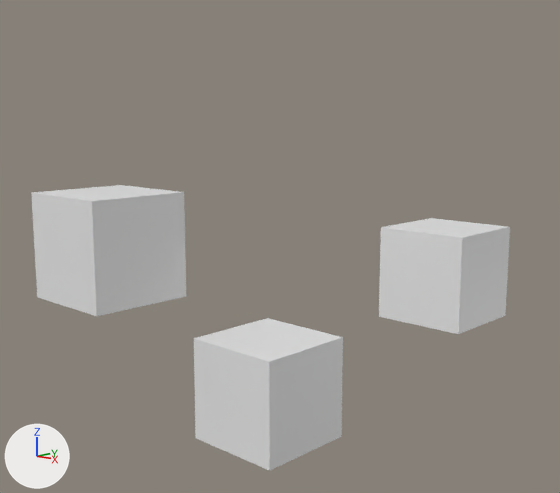
The Blender file ProjectBYHanin01.blend: old version first, new version second.
Before and after are seen from a camera (50 mm lens) standing at (9.94, -10.15, 5.27) and looking at (-0.75, 1.1, 2.52). Every picture has the same lights, and +X, +Y and +Z are marked at lower left.
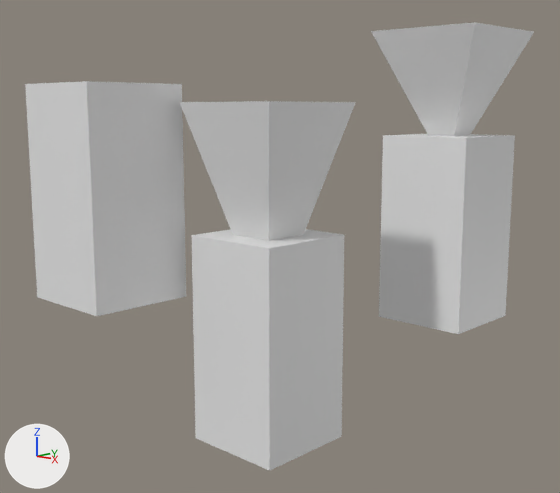
Patch to the scene script:
```diff
--- a/ProjectBYHanin01.blend.py
+++ b/ProjectBYHanin01.blend.py
@@ me_cube @@
 # used by ob_cube; location = (0.0, 0.0, 0.0)
-me_cube.from_pydata(...)  # 8 vertices, 6 faces; spans x -1.0..1.0, y -1.0..1.0, z -1.0..1.0
+me_cube.from_pydata(...)  # 24 vertices, 22 faces; spans x -1.12..1.12, y -1.12..1.12, z -1.0..5.39
+# me_cube part 1
+# 1 face is deleted
+# 16 vertices are added at x -1.12..1.12, y -1.12..1.12, z 1.0..5.39
+# 17 new faces join them
 me_cube.materials.append(mat_material)
@@ me_cube_001 @@
 # used by ob_cube_001; location = (1.03, 4.47, 1.74)
-me_cube_001.from_pydata(...)  # 8 vertices, 6 faces; spans x -1.0..1.0, y -1.0..1.0, z -1.0..1.0
+me_cube_001.from_pydata(...)  # 24 vertices, 22 faces; spans x -1.21..1.21, y -1.21..1.21, z -1.0..5.12
+# me_cube_001 part 2
+# 1 face is deleted
+# 16 vertices are added at x -1.21..1.21, y -1.21..1.21, z 1.0..5.12
+# 17 new faces join them
 me_cube_001.materials.append(mat_material)
@@ me_cube_002 @@
 # used by ob_cube_002; location = (-2.33, -1.89, 2.74)
-me_cube_002.from_pydata(...)  # 8 vertices, 6 faces; spans x -1.0..1.0, y -1.0..1.0, z -1.0..1.0
+me_cube_002.from_pydata(...)  # 20 vertices, 18 faces; spans x -1.0..1.0, y -1.0..1.0, z -1.0..2.97
+# me_cube_002 part 3
+# 1 face is deleted
+# 12 vertices are added at x -1.0..1.0, y -1.0..1.0, z 1.0..2.97
+# 13 new faces join them
 me_cube_002.materials.append(mat_material)
```

Boxes [x1, y1, x2, y2] around the edits, measured in the pictures (560 x 493 px):
'Cube', reshaped (18% wider, 141% taller): before [194, 318, 343, 471]; after [180, 101, 356, 471]
'Cube.001', reshaped (24% wider, 168% taller): before [379, 218, 510, 334]; after [371, 22, 534, 334]
'Cube.002', reshaped (79% taller): before [31, 185, 186, 316]; after [25, 81, 186, 316]
part 1 of me_cube, built on: before [194, 318, 342, 362]; after [180, 101, 356, 362]
part 2 of me_cube_001, built on: before [382, 218, 507, 238]; after [371, 22, 534, 238]
part 3 of me_cube_002, built on: before [32, 185, 180, 201]; after [25, 81, 184, 201]
